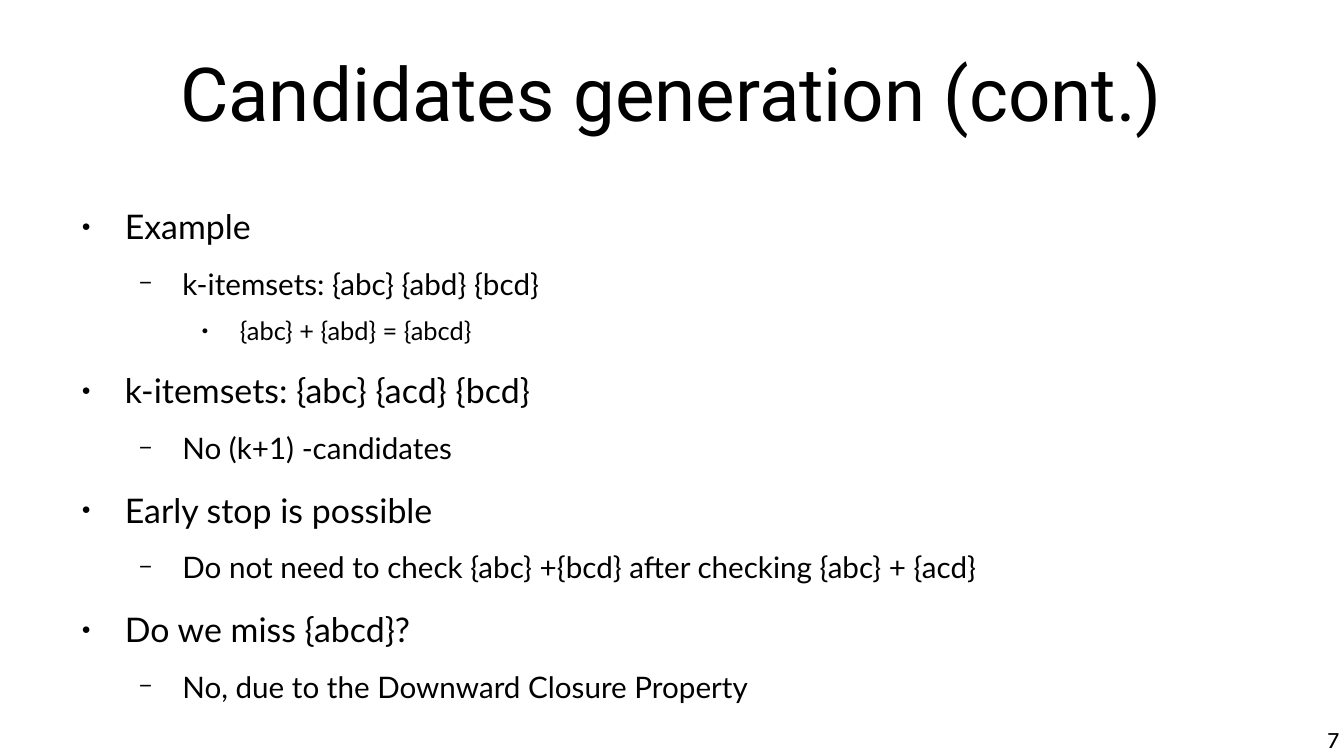
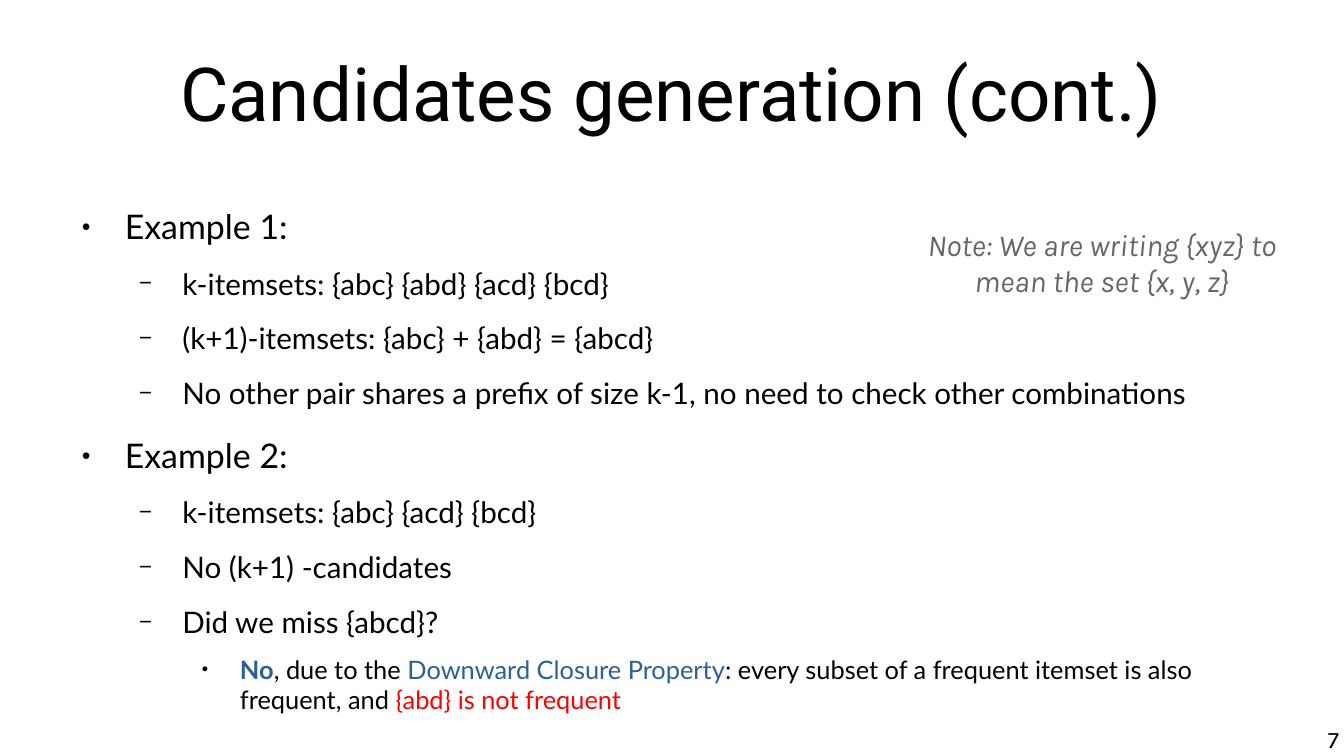
Before and after one commit to chatox/data-mining-course, a slide deck: slide 7 of theory/odp/tt14_improved_rules_mining.odp. Drawn at 1344x756 pixels with LibreOffice and Linux fonts; fonts in the diff are those of the drawing. Boxes give left, top, right and bottom in pixels: in the first picture for what was removed or moved away, otherwise in the second. Text is boxed around its words. In the diff, an @@ line names an element or a change of style, - is before the commit and + after.

```diff
--- a/theory/odp/tt14_improved_rules_mining.odp
+++ b/theory/odp/tt14_improved_rules_mining.odp
@@ text at (x1=125, y1=214, x2=1185, y2=474): text changed @@
-● Example
-  − k-itemsets: {abc} {abd} {bcd}
-    ● {abc} + {abd} = {abcd}
+● Example 1:
+  − k-itemsets: {abc} {abd} {acd} {bcd}
+  − (k+1)-itemsets: {abc} + {abd} = {abcd}
+  − No other pair shares a prefix of size k-1, no need to check other combinations
+● Example 2:
@@ text added at (x1=928, y1=233, x2=1276, y2=300), 18 pt, text #666666, italic @@
+Note: We are writing {xyz} to mean the set {x, y, z}
@@ text at (x1=182, y1=500, x2=536, y2=528): size 20 to 17.5 pt in "k-itemsets: {abc} {acd} {bcd}"; bullet ● to −; list level 1 to 2 in "k-itemsets: {abc} {acd} {bcd}" @@
@@ text at (x1=182, y1=610, x2=1192, y2=713): text changed; size 17.5 to 15 pt @@
-● Early stop is possible
-  − Do not need to check {abc} +{bcd} after checking {abc} + {acd}
-● Do we miss {abcd}?
-  − No, due to the Downward Closure Property
+  − Did we miss {abcd}?
+    ● No, due to the Downward Closure Property: every subset of a frequent itemset is also frequent, and {abd} is not frequent
```
Also in this commit, not shown: 10 other slides changed, 2 slides added, 6 other files.
